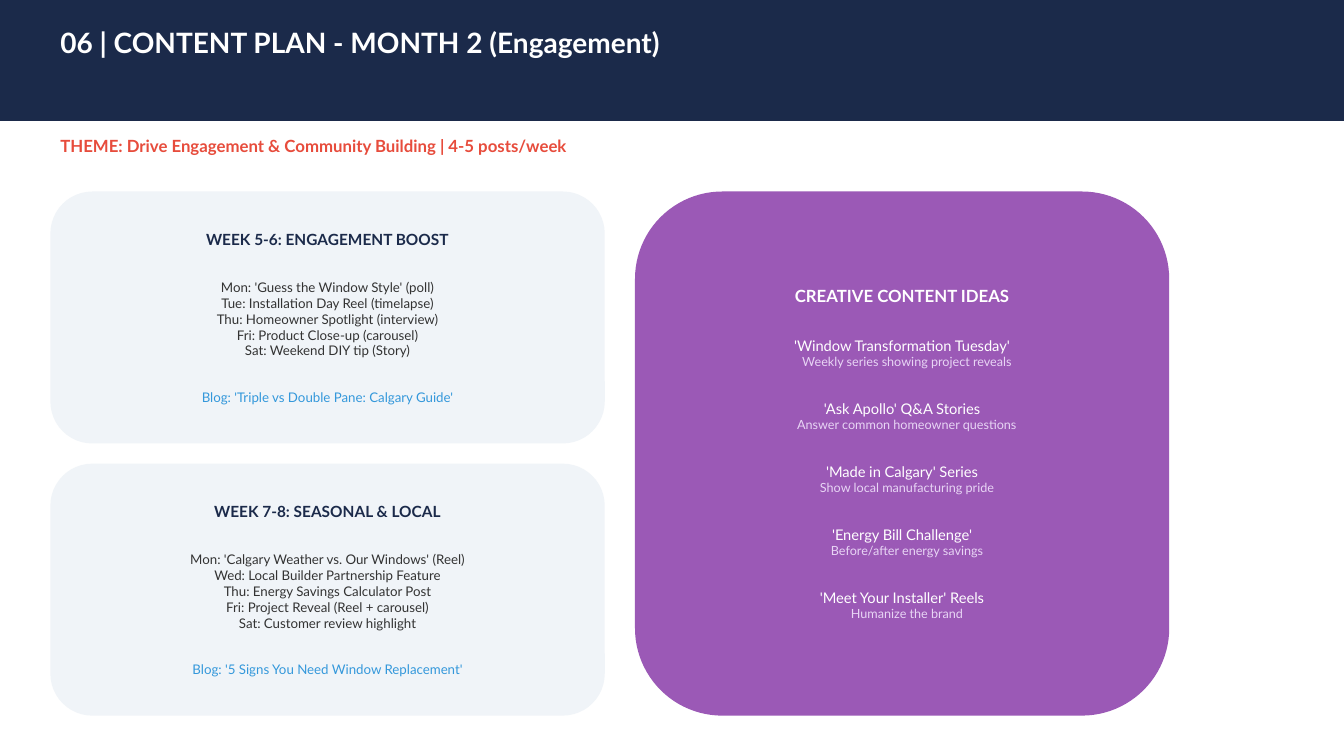
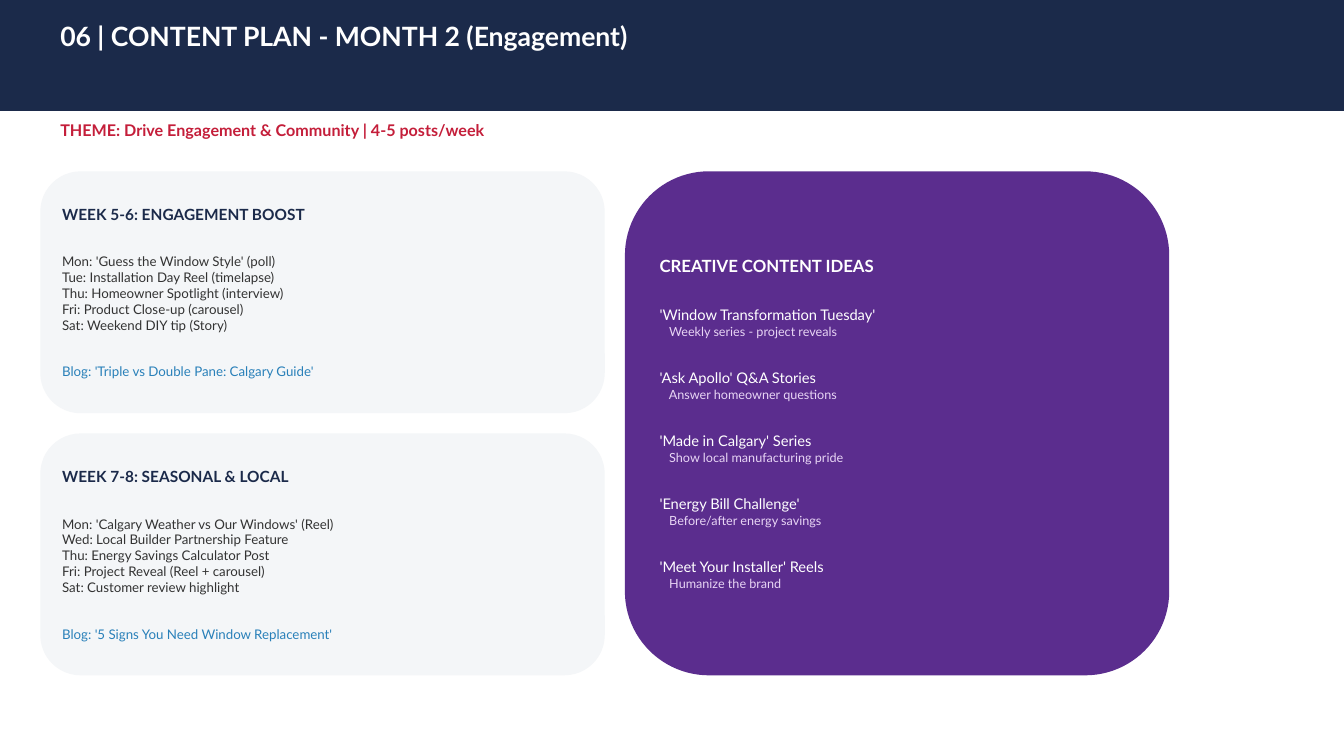
Before and after one commit to shivam9kedia/kiro, a slide deck: slide 9 of Apollo_Windows_3Month_Marketing_Roadmap.pptx. Drawn at 1344x756 pixels with LibreOffice and Linux fonts; fonts in the diff are those of the drawing. Boxes give left, top, right and bottom in pixels: in the first picture for what was removed or moved away, otherwise in the second. Text is boxed around its words. In the diff, an @@ line names an element or a change of style, - is before the commit and + after.

Commit message:
Apollo Windows 3-Month Marketing Roadmap v2
- Brand colors: Red (#C41E3A) + Navy (#1B2A4A)
- Ad budget: $300/mo ($200 profile visits + $100 engagement)
- Standard Plan: INR 10K/mo (8-11 posts, FB+IG)
- Business Plan: INR 18K/mo (18-20 posts, 4 platforms, ads mgmt)
- 16 professionally designed slides
- Realistic KPIs, no fake promises

```diff
--- a/Apollo_Windows_3Month_Marketing_Roadmap.pptx
+++ b/Apollo_Windows_3Month_Marketing_Roadmap.pptx
@@ rectangle: place and size @@
-rectangle at bbox=[0, 0, 1344, 121]
+rectangle at bbox=[0, 0, 1344, 111]
@@ text "06 | CONTENT PLAN - ..." at bbox=[60, 25, 627, 51]: size 20 to 19 pt @@
@@ text at bbox=[60, 124, 485, 139]: text changed; size 12 to 11.5 pt; text colour #E74C3C to #C41E3A @@
-THEME: Drive Engagement & Community Building | 4-5 posts/week
+THEME: Drive Engagement & Community | 4-5 posts/week
@@ rounded rectangle "WEEK 5-6: ENGAGEMENT BOOST": place and size @@
-rounded rectangle "WEEK 5-6: ENGAGEMENT BOOST" at bbox=[50, 192, 605, 444]
+rounded rectangle "WEEK 5-6: ENGAGEMENT BOOST" at bbox=[40, 171, 605, 413]
@@ rounded rectangle "WEEK 5-6: ENGAGEMENT BOOST" at bbox=[40, 171, 605, 413]: text colour #3498DB to #2980B9 in "Blog: 'Triple vs Double Pane: Calgary Guide'"; alignment centre to left; fill #F0F4F8 to #F4F6F8 @@
@@ rounded rectangle "CREATIVE CONTENT IDEAS": place and size @@
-rounded rectangle "CREATIVE CONTENT IDEAS" at bbox=[635, 192, 1170, 716]
+rounded rectangle "CREATIVE CONTENT IDEAS" at bbox=[625, 171, 1170, 676]
@@ rounded rectangle "CREATIVE CONTENT IDEAS" at bbox=[625, 171, 1170, 676]: fill #9B59B6 to #5B2D8E @@
@@ text in rounded rectangle at bbox=[660, 259, 875, 588]: alignment centre to left @@
@@ text in rounded rectangle at bbox=[669, 326, 837, 339]: text changed @@
-Weekly series showing project reveals
+Weekly series - project reveals
@@ text in rounded rectangle at bbox=[669, 390, 837, 401]: text changed @@
-Answer common homeowner questions
+Answer homeowner questions
@@ rounded rectangle "WEEK 7-8: SEASONAL & LOCAL": place and size @@
-rounded rectangle "WEEK 7-8: SEASONAL & LOCAL" at bbox=[50, 464, 605, 716]
+rounded rectangle "WEEK 7-8: SEASONAL & LOCAL" at bbox=[40, 434, 605, 676]
@@ rounded rectangle "WEEK 7-8: SEASONAL & LOCAL" at bbox=[40, 434, 605, 676]: fill #F0F4F8 to #F4F6F8 @@
@@ text in rounded rectangle at bbox=[62, 470, 332, 642]: text colour #3498DB to #2980B9 in "Blog: '5 Signs You Need Window Replacement'"; alignment centre to left @@
@@ text in rounded rectangle at bbox=[62, 519, 333, 532]: text changed @@
-Mon: 'Calgary Weather vs. Our Windows' (Reel)
+Mon: 'Calgary Weather vs Our Windows' (Reel)
```
Also in this commit, not shown: 13 other slides changed, 2 slides added, 1 slide removed, 5 other files.
